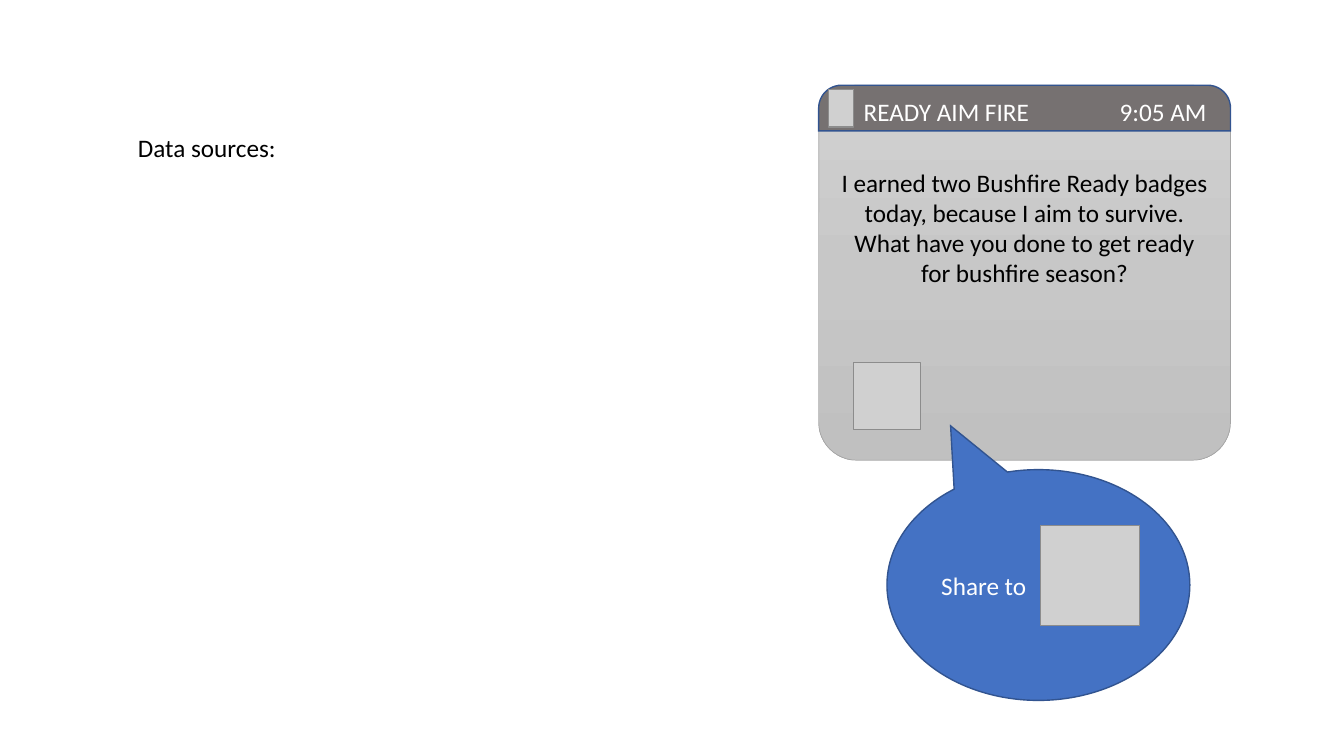
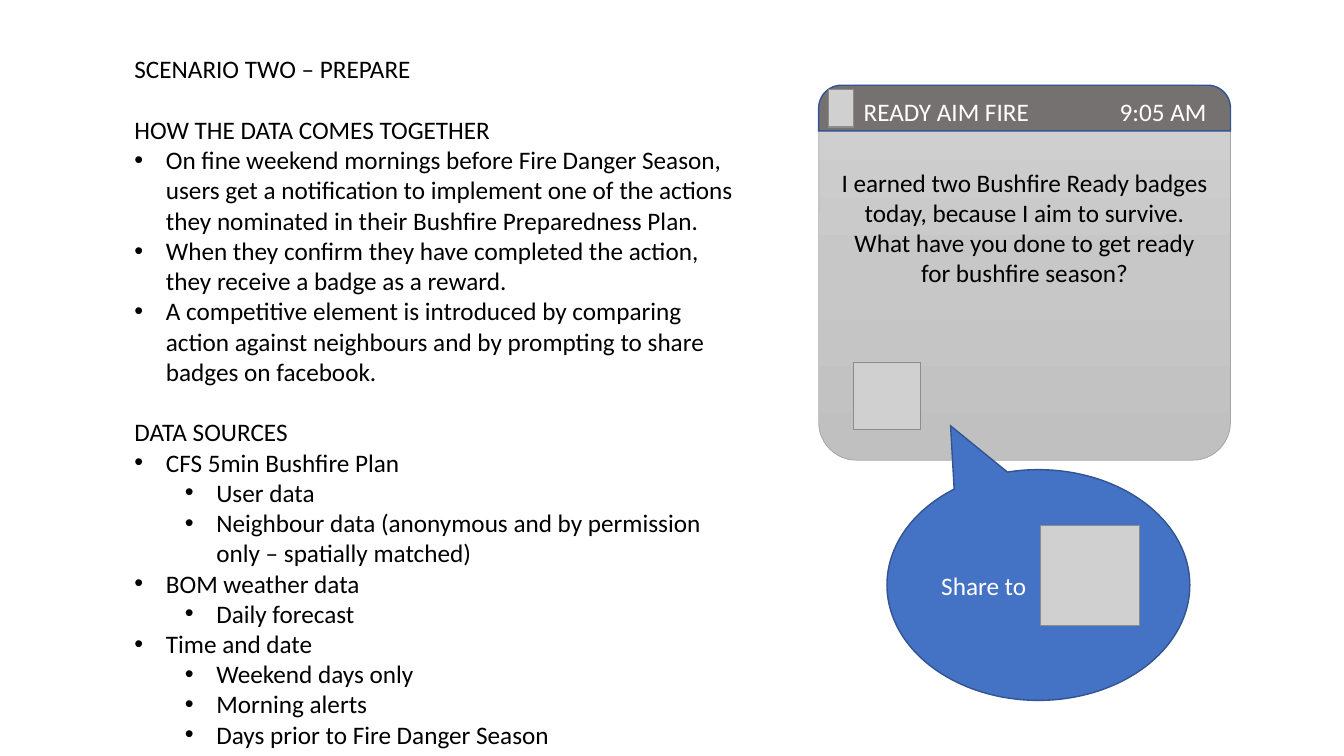
Before and after one commit to jesstheaussie/readyaimfire, a slide deck: slide 9 of presentation/story_scenario2Preparing_a.pptx. Drawn at 1344x756 pixels with LibreOffice and Linux fonts; fonts in the diff are those of the drawing; grey boxes stand for pictures. Boxes give left, top, right and bottom in pixels: in the first picture for what was removed or moved away, otherwise in the second. Text is boxed around its words. In the diff, an @@ line names an element or a change of style, - is before the commit and + after.

Commit message:
include data sources

```diff
--- a/presentation/story_scenario2Preparing_a.pptx
+++ b/presentation/story_scenario2Preparing_a.pptx
@@ text added at box(134, 61, 732, 749), 18 pt, text #000000 @@
+SCENARIO TWO – PREPARE
+HOW THE DATA COMES TOGETHER
+• On fine weekend mornings before Fire Danger Season, users get a notification to implement one of the actions they nominated in their Bushfire Preparedness Plan.
+• When they confirm they have completed the action, they receive a badge as a reward.
+• A competitive element is introduced by comparing action against neighbours and by prompting to share badges on facebook.
+DATA SOURCES
+• CFS 5min Bushfire Plan
+  • User data
+  • Neighbour data (anonymous and by permission only – spatially matched)
+• BOM weather data
+  • Daily forecast
+• Time and date
+  • Weekend days only
+  • Morning alerts
+  • Days prior to Fire Danger Season
@@ text removed at box(138, 140, 276, 158) @@
-Data sources:
```
